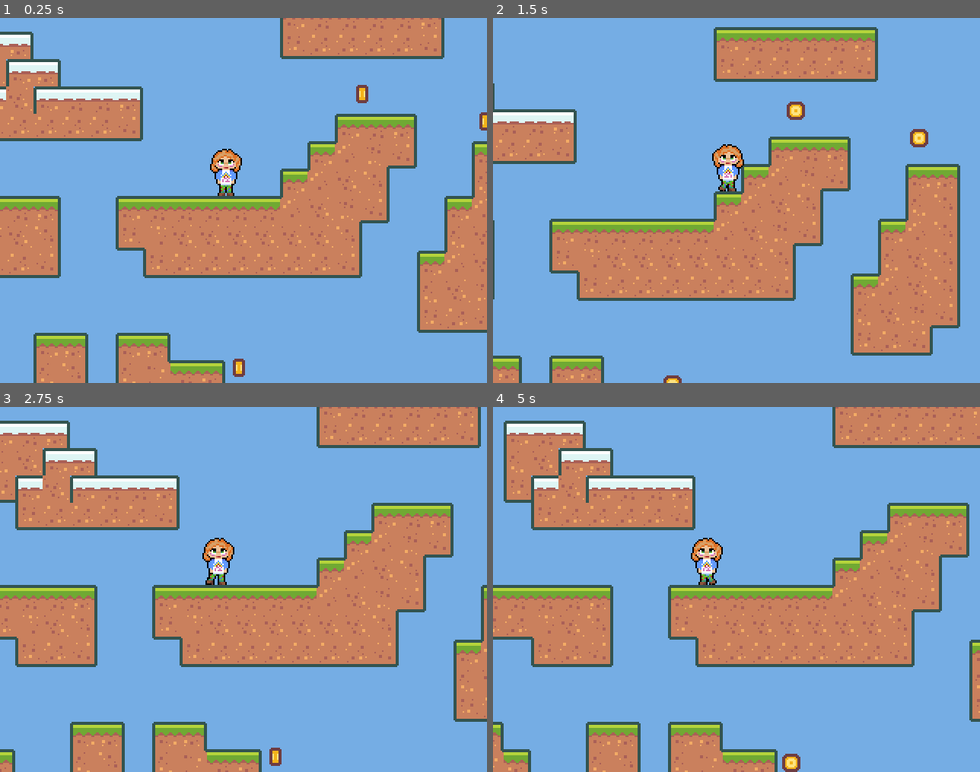
Above: before the commit, frames 1-4 (two rows, left to right).
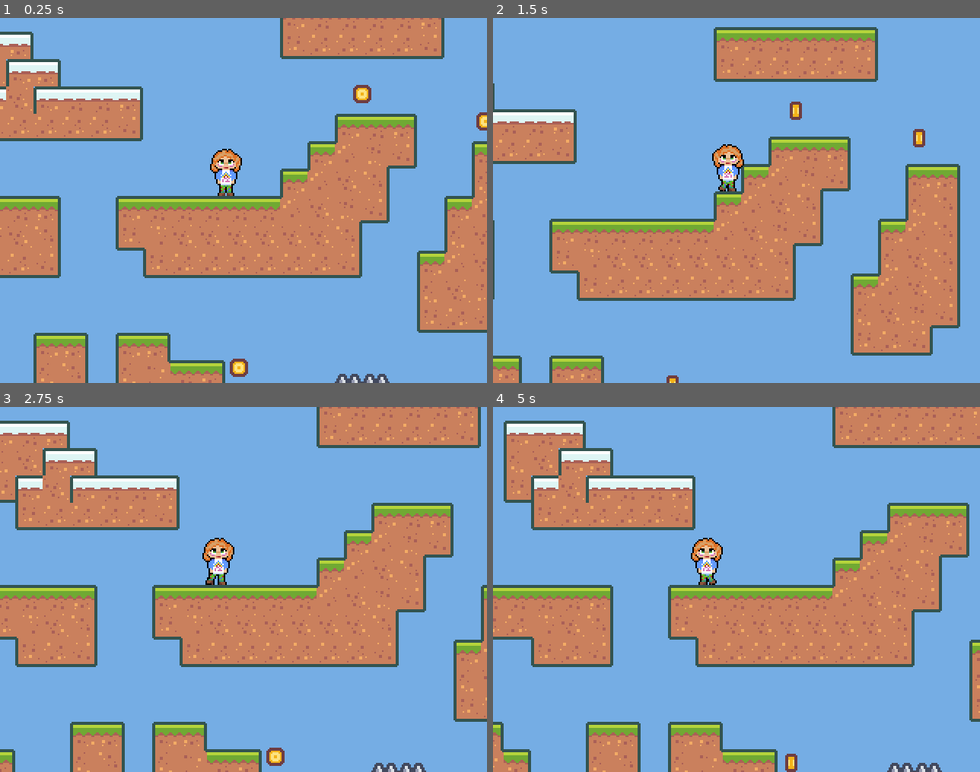
Above: after the commit, the same moments.

Repository: gringlas/udemy-godot-2dplatformer
Game: Godot game, scene res://scenes/main.tscn
The game is run twice, just before and just after one commit, with the same random seed, the same clock (stepped at 60 frames per second) and the same inputs.
Inputs:
- Up to frame 1 (0.25 s): no input
- Up to frame 2 (1.5 s): hold D (move_right) from 0.53 s (still down); tap W (jump) at 0.77 s
- Up to frame 3 (2.75 s): tap W (jump) at 1.52 s; release D (move_right) at 2.03 s; hold A (move_left) from 2.03 s (still down)
- Up to frame 4 (5 s): release A (move_left) at 2.78 s; hold D (move_right) 2.78-4.28 s; tap W (jump) at 3.02, 3.77, 4.52 s; hold A (move_left) from 4.28 s (still down)

The runs differ from the first frame. In frame 1, 0.5% of the frame differs, in the area x 47-100%, y 18-100%; in frame 2, 0.2%; in frame 3, 0.3%; in frame 4, 0.3%.

Commit message:
spikes hazard

Diff:
--- a/project.godot
+++ b/project.godot
@@ -72,6 +72,11 @@
  ]
 }
 
+[layer_names]
+
+2d_physics/layer_19="HAZARD"
+2d_physics/layer_20="PICKUP"
+
 [physics]
 
 common/enable_pause_aware_picking=true
@@ -80,3 +85,4 @@
 
 2d/snapping/use_gpu_pixel_snap=true
 environment/default_environment="res://default_env.tres"
+quality/dynamic_fonts/use_oversampling=false
--- a/scenes/Coin.tscn
+++ b/scenes/Coin.tscn
@@ -85,6 +85,7 @@
 
 [node name="AnimatedSprite" type="AnimatedSprite" parent="."]
 frames = SubResource( 1 )
+frame = 1
 playing = true
 
 [node name="AnimationPlayer" type="AnimationPlayer" parent="."]
--- a/scenes/Player.gd
+++ b/scenes/Player.gd
@@ -1,4 +1,6 @@
 extends KinematicBody2D
+
+signal died
 
 var gravity = 1000
 var velocity = Vector2.ZERO
@@ -9,7 +11,7 @@
 var hasDoubleJump = false
 
 func _ready() -> void:
-	pass # Replace with function body.
+	$HazardArea.connect("area_entered", self, "on_hazard_area_entered")
 
 
 func _process(delta) -> void:
@@ -64,3 +66,6 @@
 
 	if (moveVector.x != 0):
 		$AnimatedSprite.flip_h = true if moveVector.x > 0 else false
+
+func on_hazard_area_entered(area2d):
+	emit_signal("died")
--- a/scenes/Player.tscn
+++ b/scenes/Player.tscn
@@ -30,6 +30,9 @@
 [sub_resource type="RectangleShape2D" id=1]
 extents = Vector2( 8, 12.5 )
 
+[sub_resource type="RectangleShape2D" id=4]
+extents = Vector2( 6, 8 )
+
 [node name="Player" type="KinematicBody2D" groups=["player"]]
 script = ExtResource( 2 )
 
@@ -37,11 +40,11 @@
 wait_time = 0.15
 one_shot = true
 
-[node name="Area2D" type="Area2D" parent="."]
+[node name="PickupArea" type="Area2D" parent="."]
 collision_layer = 32768
 collision_mask = 32768
 
-[node name="CollisionShape2D" type="CollisionShape2D" parent="Area2D"]
+[node name="CollisionShape2D" type="CollisionShape2D" parent="PickupArea"]
 position = Vector2( 0, -13 )
 shape = SubResource( 3 )
 
@@ -53,3 +56,11 @@
 [node name="CollisionShape2D" type="CollisionShape2D" parent="."]
 position = Vector2( 0, -12.5 )
 shape = SubResource( 1 )
+
+[node name="HazardArea" type="Area2D" parent="."]
+position = Vector2( 0, -8 )
+collision_layer = 262144
+collision_mask = 262144
+
+[node name="CollisionShape2D" type="CollisionShape2D" parent="HazardArea"]
+shape = SubResource( 4 )
--- /dev/null
+++ b/scenes/Spikes.tscn
@@ -0,0 +1,20 @@
+[gd_scene load_steps=3 format=2]
+
+[ext_resource path="res://assets/spikes/tile_0068.png" type="Texture" id=1]
+
+[sub_resource type="RectangleShape2D" id=1]
+extents = Vector2( 7, 2 )
+
+[node name="Spikes" type="Node2D"]
+
+[node name="Sprite" type="Sprite" parent="."]
+texture = ExtResource( 1 )
+offset = Vector2( 0, -9 )
+
+[node name="Area2D" type="Area2D" parent="."]
+position = Vector2( 0, -2 )
+collision_layer = 262144
+collision_mask = 262144
+
+[node name="CollisionShape2D" type="CollisionShape2D" parent="Area2D"]
+shape = SubResource( 1 )
--- a/scenes/main.tscn
+++ b/scenes/main.tscn
@@ -1,9 +1,10 @@
-[gd_scene load_steps=5 format=2]
+[gd_scene load_steps=6 format=2]
 
 [ext_resource path="res://resources/tileset.tres" type="TileSet" id=1]
 [ext_resource path="res://scenes/Player.tscn" type="PackedScene" id=2]
 [ext_resource path="res://scenes/GameCamera.tscn" type="PackedScene" id=3]
 [ext_resource path="res://scenes/Coin.tscn" type="PackedScene" id=4]
+[ext_resource path="res://scenes/Spikes.tscn" type="PackedScene" id=5]
 
 [node name="Node" type="Node"]
 
@@ -37,3 +38,9 @@
 
 [node name="Coin6" parent="." instance=ExtResource( 4 )]
 position = Vector2( 171, 99 )
+
+[node name="Spikes" parent="." instance=ExtResource( 5 )]
+position = Vector2( 9, 108 )
+
+[node name="Spikes2" parent="." instance=ExtResource( 5 )]
+position = Vector2( 27, 108 )
Binary file added: assets/spikes/tile_0068.png
Not shown: 1 places in scenes/Player.tscn that only renumber resources
